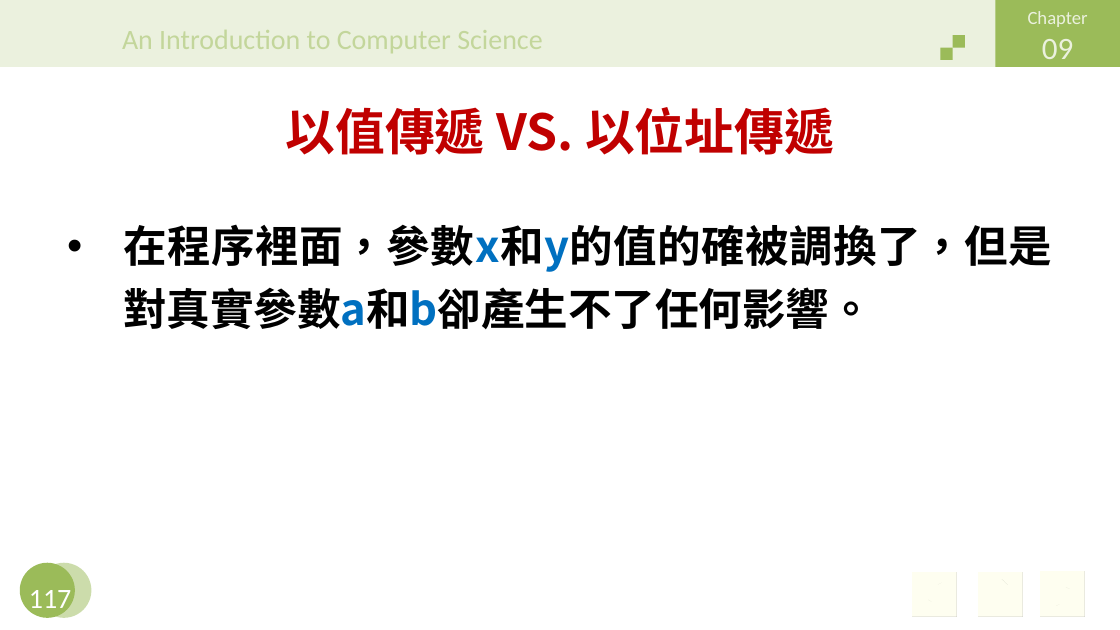
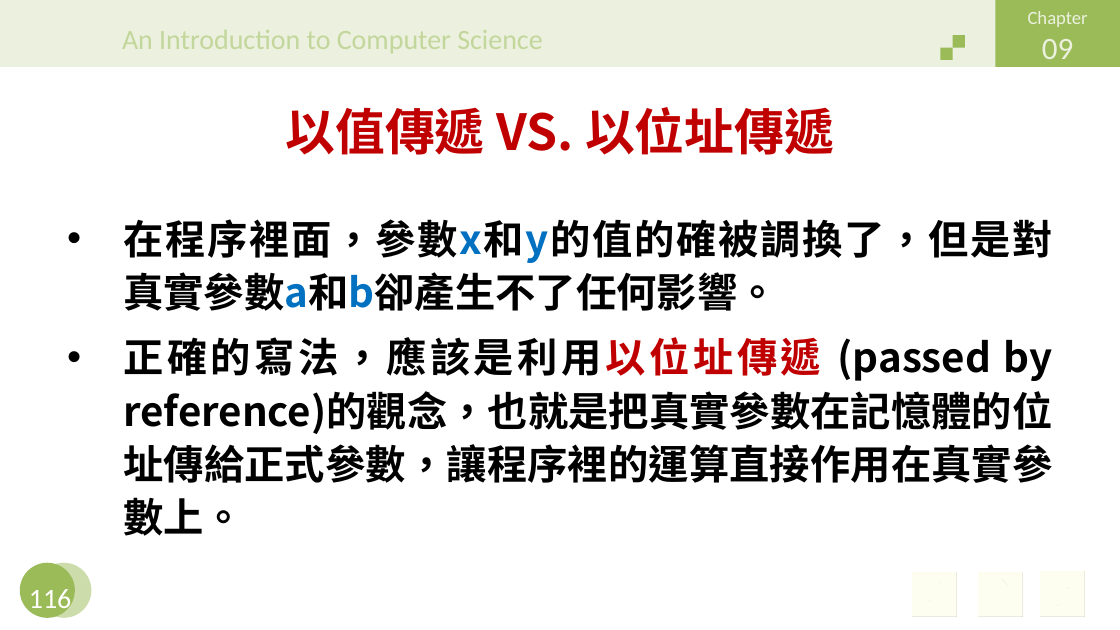
Before and after one commit to jiaweichang/biography, a slide deck: slide 116 of slides/11402/Introduction to Computer/CH09.pptx (slide 117 before the commit). Drawn at 1120x630 pixels with LibreOffice and Linux fonts; fonts in the diff are those of the drawing; background and template pictures are left out. Boxes give left, top, right and bottom in pixels: in the first picture for what was removed or moved away, otherwise in the second. Text is boxed around its words. In the diff, an @@ line names an element or a change of style, - is before the commit and + after.

```diff
--- a/slides/11402/Introduction to Computer/CH09.pptx
+++ b/slides/11402/Introduction to Computer/CH09.pptx
@@ text at (123,219,1052,311): size 28 to 25.9 pt in "在程序裡面，參數x和y的值的確被調換了，但是對真實參數a和b卻產生不了任何影響。"; line spacing 1.2 to 1.1 @@
@@ text at (123,337,1053,536): paragraph added @@
+• 正確的寫法，應該是利用以位址傳遞 (passed by reference)的觀念，也就是把真實參數在記憶體的位址傳給正式參數，讓程序裡的運算直接作用在真實參數上。
@@ page number at (29,589,72,615): text changed @@
-117
+116
```
Also in this commit, not shown: 13 other slides changed, 2 slides removed, 7 other files.
